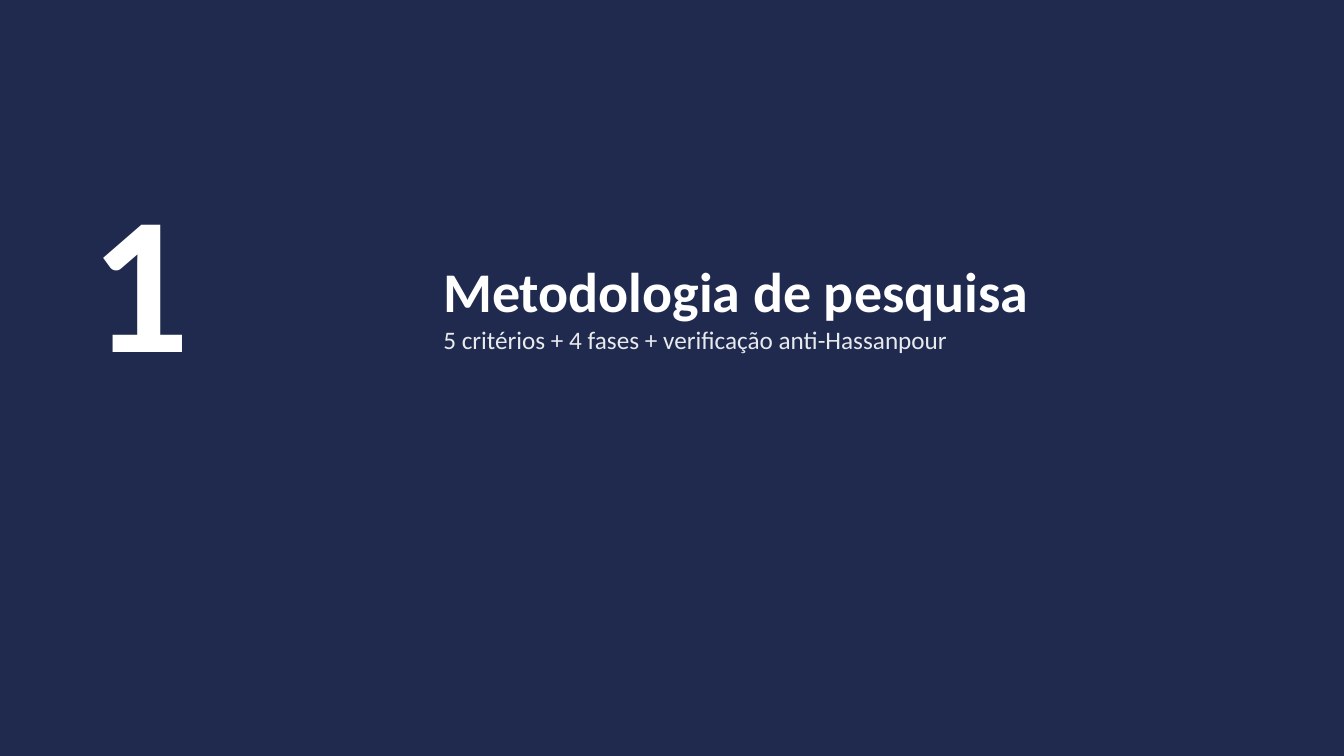
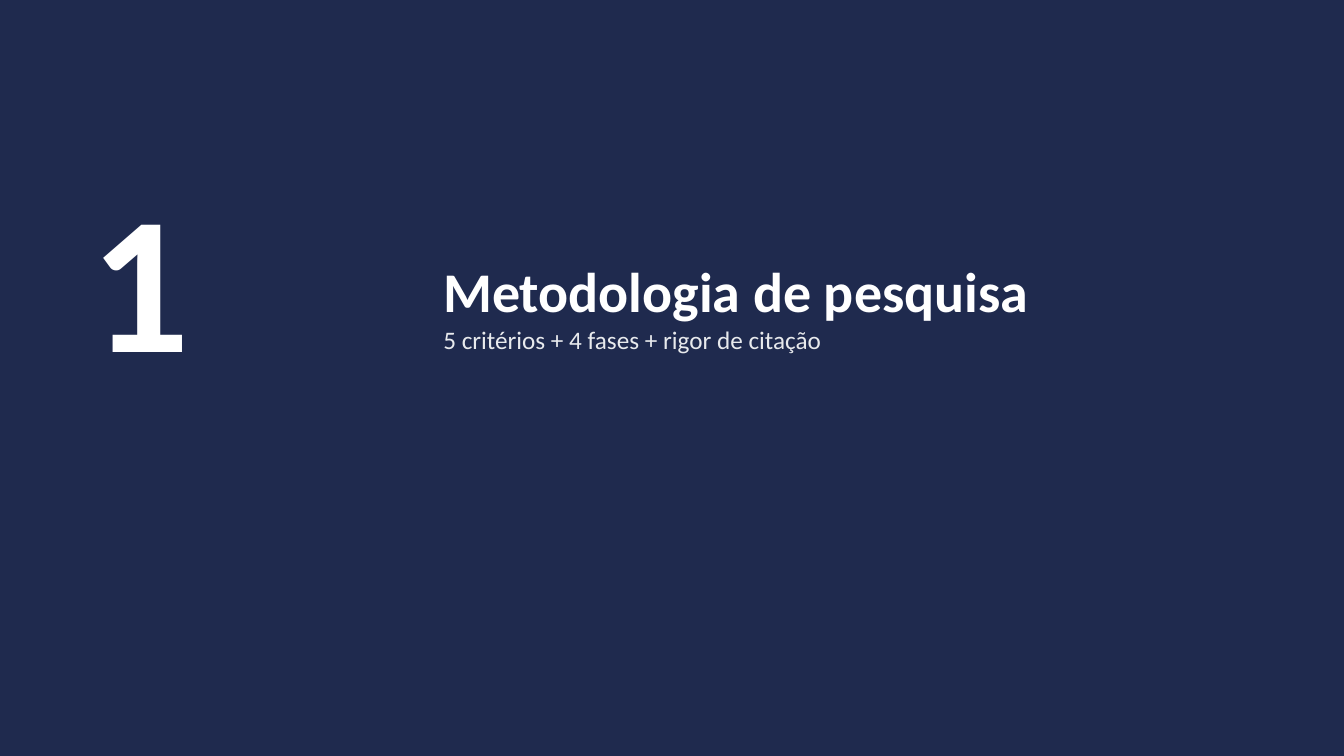
Before and after one commit to marcellozzetti/Facial-Recognition-Models-Mitigating-Bias, a slide deck: slide 3 of docs/ativo/material_reuniao_orientador_2026-06.pptx. Drawn at 1344x756 pixels with LibreOffice and Linux fonts; fonts in the diff are those of the drawing. Boxes give left, top, right and bottom in pixels: in the first picture for what was removed or moved away, otherwise in the second. Text is boxed around its words. In the diff, an @@ line names an element or a change of style, - is before the commit and + after.

```diff
--- a/docs/ativo/material_reuniao_orientador_2026-06.pptx
+++ b/docs/ativo/material_reuniao_orientador_2026-06.pptx
@@ text at (443, 331, 821, 354): text changed @@
-5 critérios + 4 fases + verificação anti-Hassanpour
+5 critérios + 4 fases + rigor de citação
```
Also in this commit, not shown: 3 other slides changed, 2 other files.
